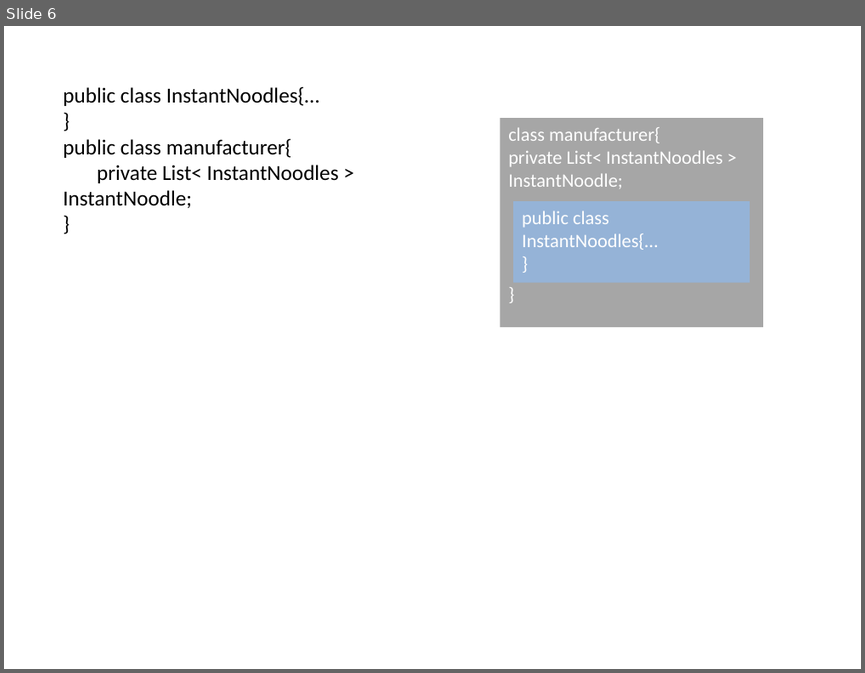
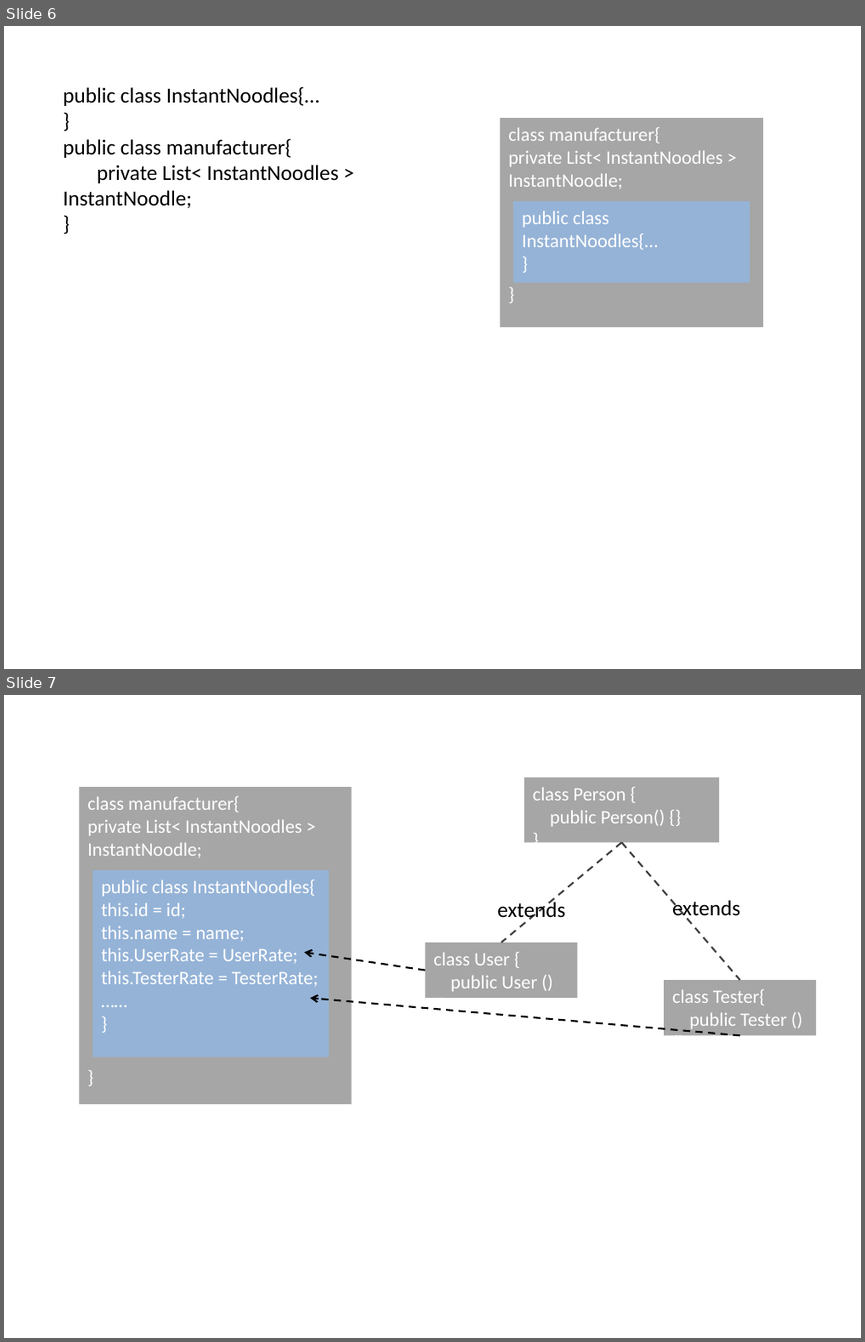
Before and after one commit to Gnnnn/Graduation-project, a slide deck: dbs/数据存储模型.pptx. Shown one above the other, each under a label of ours: slide 6 before the commit, slides 6 and 7 after it. The pictures are 865x673 and 865x1342 pixels, drawn with LibreOffice and Linux fonts; fonts in the diff are those of the drawing. Boxes give left, top, right and bottom in pixels: in the first picture for what was removed or moved away, otherwise in the second. Text is boxed around its words. In the diff, an @@ line names an element or a change of style, - is before the commit and + after.

```diff
--- a/dbs/数据存储模型.pptx
+++ b/dbs/数据存储模型.pptx
@@ slide 7 added at box(4, 695, 861, 1338), background #FFFFFF @@
@@ rectangle added at box(80, 787, 352, 1104), fill #A6A6A6, 16 pt, text #FFFFFF @@
+class manufacturer{
+private List< InstantNoodles > InstantNoodle;
+}
@@ rectangle added at box(524, 777, 719, 842), fill #A6A6A6, 16 pt, text #FFFFFF @@
+class Person {
+public Person() {}
+}
@@ line added from (622, 842) to (501, 942), #404040 1.5 pt dashed @@
@@ line added from (622, 842) to (740, 980), #404040 1.5 pt dashed @@
@@ rectangle added at box(93, 870, 330, 1056), fill #95B3D7, 16 pt, text #FFFFFF @@
+public class InstantNoodles{
+this.id = id;
+this.name = name;
+this.UserRate = UserRate;
+this.TesterRate = TesterRate;
+……
+}
@@ text added at box(497, 899, 565, 922), 18 pt, text #000000 @@
+extends
@@ text added at box(672, 900, 740, 920), 18 pt, text #000000 @@
+extends
@@ rectangle added at box(425, 942, 577, 998), fill #A6A6A6, 16 pt, text #FFFFFF @@
+class User {
+public User () {}
+}
@@ arrow added from (425, 970) to (304, 952), #000000 1.5 pt dashed @@
@@ arrow added from (740, 1035) to (310, 998), #000000 1.5 pt dashed @@
@@ rectangle added at box(664, 980, 817, 1035), fill #A6A6A6, 16 pt, text #FFFFFF @@
+class Tester{
+public Tester () {}
+}
```
Also in this commit, not shown: 1 slide removed, 34 other files.
